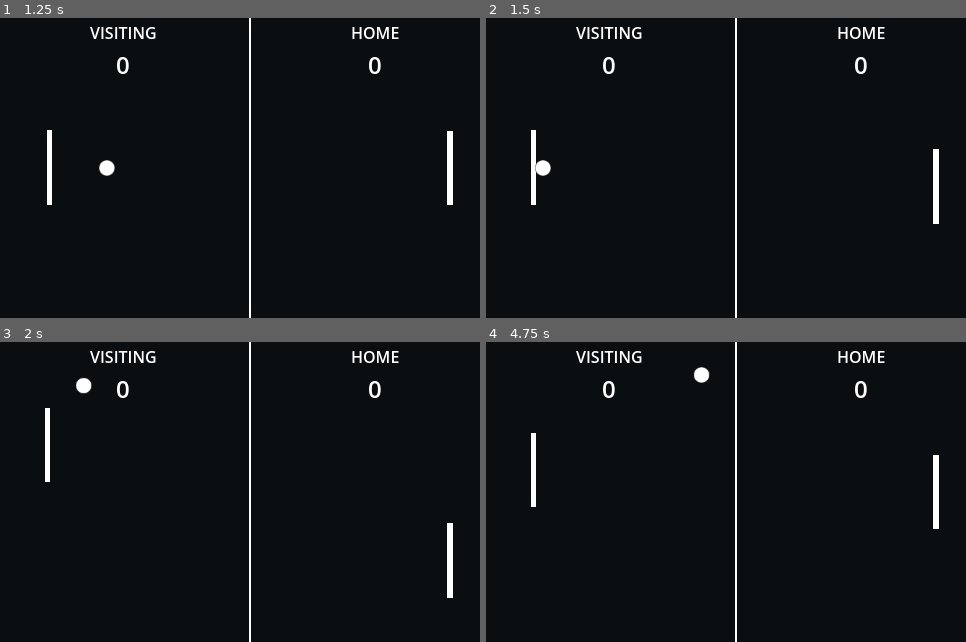
Above: before the commit, frames 1-4 (two rows, left to right).
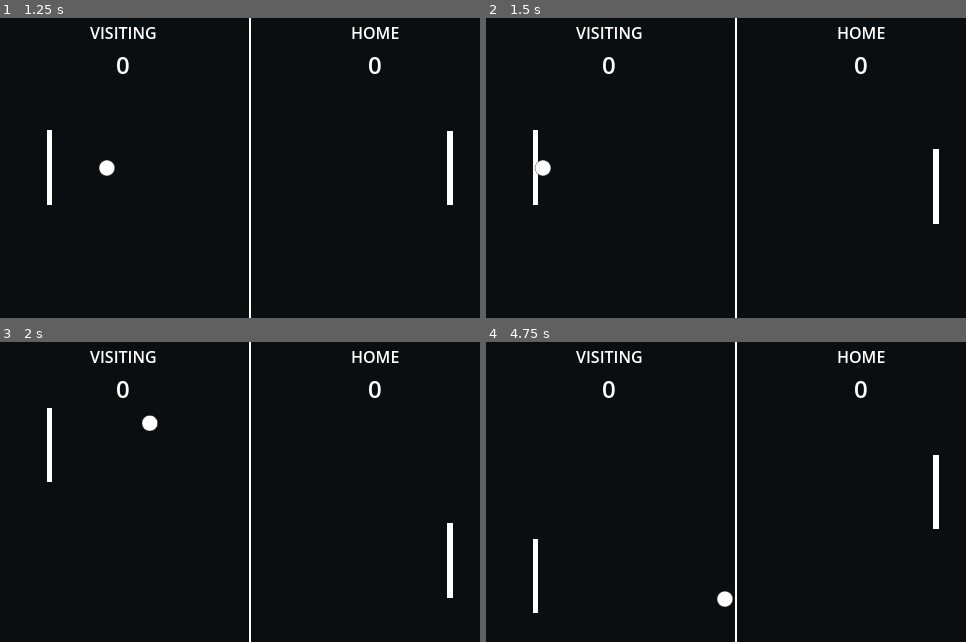
Above: after the commit, the same moments.

Repository: SashaMkrv/basepong
Game: Godot game, scene res://Levels/basic_game.tscn
Same seed, same stepped clock (60 frames per second), same inputs: the game is played once before the commit and once after it.
Inputs:
- Up to frame 1 (1.25 s): tap Enter at 0.5 s; hold Right (move_right) from 0.53 s (still down)
- Up to frame 2 (1.5 s): release Right (move_right) at 1.28 s; hold Down (move_down) from 1.28 s (still down)
- Up to frame 3 (2 s): keep holding Down (move_down)
- Up to frame 4 (4.75 s): release Down (move_down) at 2.03 s; hold Right (move_right) 2.03-2.78 s; hold Up (move_up) 2.78-3.53 s; hold Left (move_left) from 3.53 s (still down)

Frame 1 is identical in both runs. In frame 2, 0.2% of the frame differs, in the area x 9-11%, y 37-63%; in frame 3, 0.5%; in frame 4, 0.8%, in the area x 9-52%, y 8-91%.

Commit message:
No more knocking paddles with collision layers. those bounces are weird though

Diff:
--- a/Levels/Ball.gd
+++ b/Levels/Ball.gd
@@ -4,7 +4,7 @@
 @export
 var speed : float = 200
 @export
-var bounce_range : float = 75
+var bounce_range : float = 1
 @export
 var speed_multiplier : float = 1.1
 
--- a/Levels/Paddle.gd
+++ b/Levels/Paddle.gd
@@ -9,6 +9,7 @@
 
 # Returns the angle of the paddle direction from 0,1 in radians
 func get_direction() -> float:
+	print_debug(direction.get_angle_to(Vector2.UP))
 	return direction.get_angle_to(Vector2.UP)
 
 func get_axis() -> Vector2:
--- a/Levels/basic_game.tscn
+++ b/Levels/basic_game.tscn
@@ -1,11 +1,10 @@
-[gd_scene load_steps=18 format=3 uid="uid://b5jv3e8gj5je7"]
+[gd_scene load_steps=15 format=3 uid="uid://b5jv3e8gj5je7"]
 
 [ext_resource type="PackedScene" uid="uid://c1baxxt8r3a7" path="res://Objects/Paddle.tscn" id="1_7x8ch"]
-[ext_resource type="Texture2D" uid="uid://dichrwvhg0kjn" path="res://Assets/circle.svg" id="1_lw5d6"]
 [ext_resource type="PackedScene" uid="uid://6oy64klx2jw4" path="res://UI/ScoreUI.tscn" id="1_mhm41"]
-[ext_resource type="Script" path="res://Levels/Ball.gd" id="1_utoca"]
 [ext_resource type="Resource" uid="uid://cxqnapr0hvn6e" path="res://Levels/BasicLevelPlayers/VisitingPlayerData.tres" id="2_bbnqj"]
 [ext_resource type="Resource" uid="uid://c5i0uywjejlv0" path="res://Levels/BasicLevelPlayers/HomePlayerData.tres" id="3_xp3gn"]
+[ext_resource type="PackedScene" uid="uid://jrr3w0wqyivj" path="res://Objects/Ball.tscn" id="5_4jksq"]
 [ext_resource type="Script" path="res://Levels/BasicGameController.gd" id="5_al00a"]
 [ext_resource type="PackedScene" uid="uid://chicsk124m0bv" path="res://Objects/Goal.tscn" id="6_osljp"]
 [ext_resource type="Script" path="res://Logic/SignalHelper.gd" id="6_p0r1m"]
@@ -14,13 +13,6 @@
 [ext_resource type="Script" path="res://Logic/PaddleController.gd" id="12_jwvxq"]
 [ext_resource type="Script" path="res://Logic/GameStarter.gd" id="13_4od7e"]
 [ext_resource type="Script" path="res://Logic/InputPaddleControl.gd" id="14_wyncq"]
-
-[sub_resource type="PhysicsMaterial" id="PhysicsMaterial_i7db3"]
-friction = 0.0
-bounce = 1.0
-
-[sub_resource type="CircleShape2D" id="CircleShape2D_oy1mo"]
-radius = 7.0
 
 [sub_resource type="RectangleShape2D" id="RectangleShape2D_m80t3"]
 size = Vector2(550, 20)
@@ -80,19 +72,7 @@
 [node name="VsPlayer" parent="." instance=ExtResource("1_7x8ch")]
 position = Vector2(50, 150)
 
-[node name="Ball" type="RigidBody2D" parent="." groups=["ball"]]
-editor_description = "i wasn't expecting the rigid body to just whoof through the paddles.... avoided writing simple physics handling myself because i figured the inbuilt ones would handle the old 'too fast for my collisions' problem :sweat_smile:"
-position = Vector2(250, 150)
-physics_material_override = SubResource("PhysicsMaterial_i7db3")
-gravity_scale = 0.0
-script = ExtResource("1_utoca")
-
-[node name="Sprite2D" type="Sprite2D" parent="Ball"]
-scale = Vector2(0.75, 0.75)
-texture = ExtResource("1_lw5d6")
-
-[node name="CollisionShape2D" type="CollisionShape2D" parent="Ball"]
-shape = SubResource("CircleShape2D_oy1mo")
+[node name="Ball" parent="." instance=ExtResource("5_4jksq")]
 
 [node name="HomeGoal" parent="." node_paths=PackedStringArray("signal_helper") instance=ExtResource("6_osljp")]
 position = Vector2(550, 150)
@@ -151,5 +131,3 @@
 [node name="MePaddleController" type="Node" parent="Logic" node_paths=PackedStringArray("paddle")]
 script = ExtResource("14_wyncq")
 paddle = NodePath("../../HomePlayer")
-
-[connection signal="body_entered" from="Ball" to="Ball" method="_on_body_entered"]
--- /dev/null
+++ b/Objects/Ball.tscn
@@ -0,0 +1,28 @@
+[gd_scene load_steps=5 format=3 uid="uid://jrr3w0wqyivj"]
+
+[ext_resource type="Script" path="res://Levels/Ball.gd" id="1_yigg0"]
+[ext_resource type="Texture2D" uid="uid://dichrwvhg0kjn" path="res://Assets/circle.svg" id="2_sw7kx"]
+
+[sub_resource type="PhysicsMaterial" id="PhysicsMaterial_i7db3"]
+friction = 0.0
+bounce = 1.0
+
+[sub_resource type="CircleShape2D" id="CircleShape2D_oy1mo"]
+radius = 7.0
+
+[node name="Ball" type="RigidBody2D" groups=["ball"]]
+editor_description = "i wasn't expecting the rigid body to just whoof through the paddles.... avoided writing simple physics handling myself because i figured the inbuilt ones would handle the old 'too fast for my collisions' problem :sweat_smile:"
+position = Vector2(250, 150)
+collision_layer = 6
+physics_material_override = SubResource("PhysicsMaterial_i7db3")
+gravity_scale = 0.0
+script = ExtResource("1_yigg0")
+
+[node name="Sprite2D" type="Sprite2D" parent="."]
+scale = Vector2(0.75, 0.75)
+texture = ExtResource("2_sw7kx")
+
+[node name="CollisionShape2D" type="CollisionShape2D" parent="."]
+shape = SubResource("CircleShape2D_oy1mo")
+
+[connection signal="body_entered" from="." to="." method="_on_body_entered"]
--- a/Objects/Goal.tscn
+++ b/Objects/Goal.tscn
@@ -7,6 +7,8 @@
 
 [node name="Goal" type="Area2D" groups=["goal"]]
 position = Vector2(0, 150)
+collision_layer = 5
+collision_mask = 4
 script = ExtResource("1_qoag8")
 
 [node name="CollisionShape2D" type="CollisionShape2D" parent="."]
--- a/Objects/Paddle.tscn
+++ b/Objects/Paddle.tscn
@@ -6,6 +6,7 @@
 size = Vector2(5, 75)
 
 [node name="Paddle" type="CharacterBody2D" node_paths=PackedStringArray("direction") groups=["paddle"]]
+collision_layer = 3
 motion_mode = 1
 platform_on_leave = 2
 script = ExtResource("1_wg6qd")
--- a/project.godot
+++ b/project.godot
@@ -49,6 +49,12 @@
 ]
 }
 
+[layer_names]
+
+2d_physics/layer_1="Ball Knocked By"
+2d_physics/layer_2="Ball Knocks"
+2d_physics/layer_3="Goals"
+
 [rendering]
 
 renderer/rendering_method="gl_compatibility"
